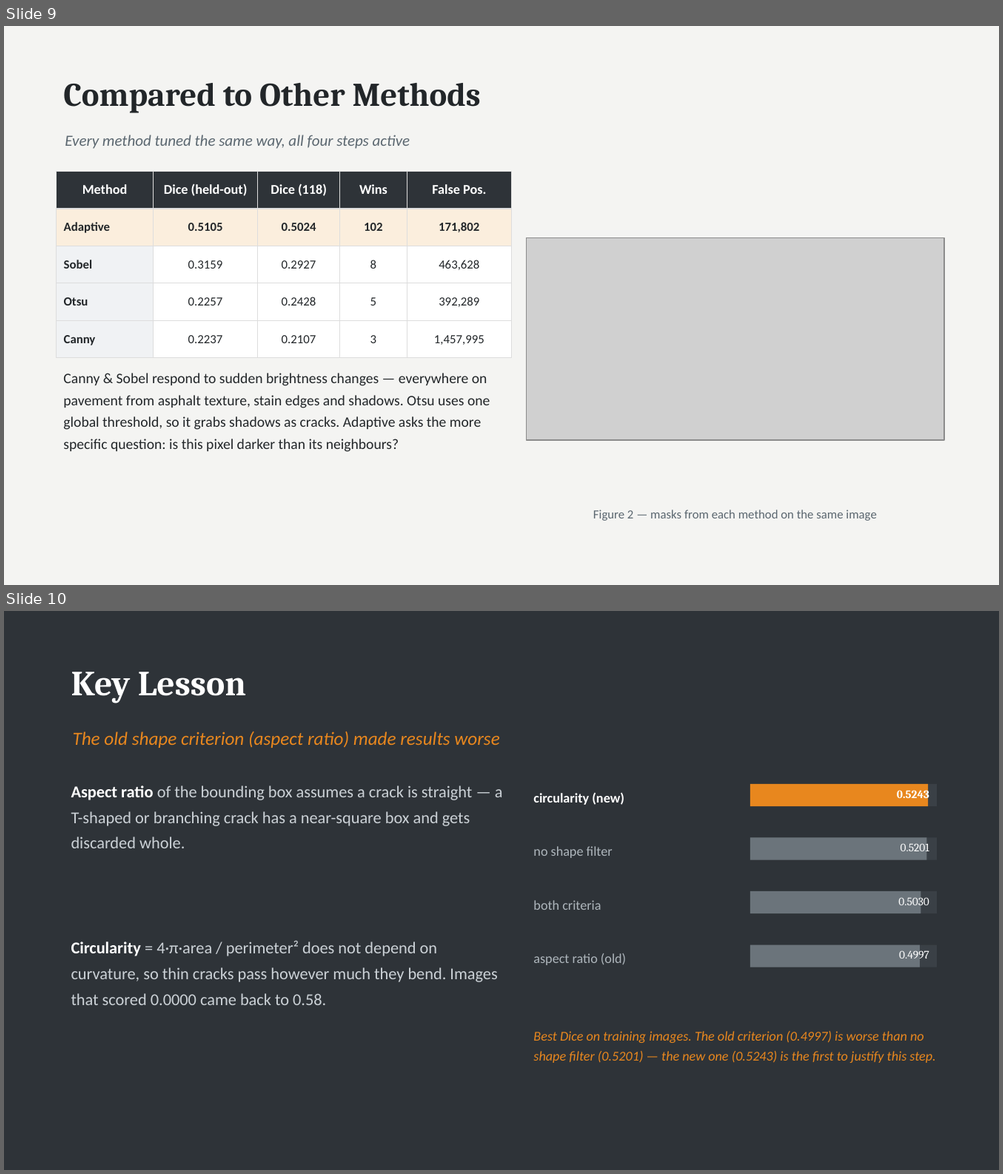
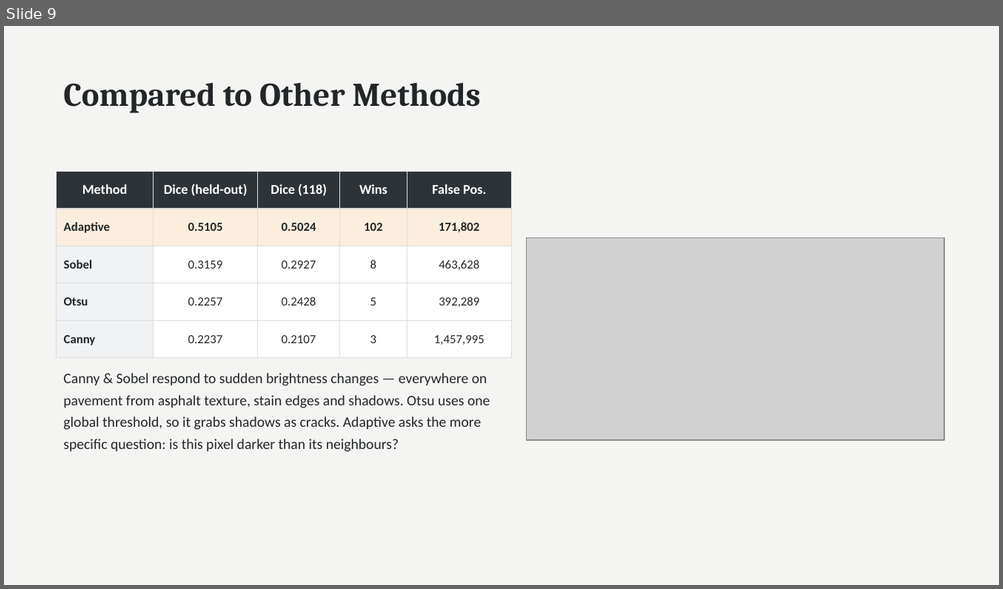
Before and after one commit to petanquex/miniproject-image-processing-concrete-crack-detection, a slide deck: docs/Concrete Crack Detection - Presentation (EN).pptx. Shown one above the other, each under a label of ours: slides 9 and 10 before the commit, slide 9 after it. The pictures are 1003x1174 and 1003x589 pixels, drawn with LibreOffice and Linux fonts; fonts in the diff are those of the drawing; grey boxes stand for pictures. Boxes give left, top, right and bottom in pixels: in the first picture for what was removed or moved away, otherwise in the second. Text is boxed around its words. In the diff, an @@ line names an element or a change of style, - is before the commit and + after.

```diff
--- a/docs/Concrete Crack Detection - Presentation (EN).pptx
+++ b/docs/Concrete Crack Detection - Presentation (EN).pptx
@@ slide 10 removed at <box>4,611,999,1170</box>, background #2E3338 @@
@@ text removed at <box>71,672,246,703</box> @@
-Key Lesson
@@ text removed at <box>73,732,499,748</box> @@
-The old shape criterion (aspect ratio) made results worse
@@ text removed at <box>71,786,503,849</box> @@
-Aspect ratio of the bounding box assumes a crack is straight — a T-shaped or branching crack has a near-square box and gets discarded whole.
@@ rectangle removed at <box>750,784,936,806</box> @@
@@ rectangle removed at <box>750,784,928,806</box> @@
@@ text removed at <box>896,788,929,801</box> @@
-0.5243
@@ text removed at <box>533,792,624,805</box> @@
-circularity (new)
@@ text removed at <box>533,846,612,858</box> @@
-no shape filter
@@ rectangle removed at <box>750,838,936,860</box> @@
@@ rectangle removed at <box>750,838,926,860</box> @@
@@ text removed at <box>900,841,929,854</box> @@
-0.5201
@@ rectangle removed at <box>750,891,936,914</box> @@
@@ rectangle removed at <box>750,891,921,914</box> @@
@@ text removed at <box>898,895,929,908</box> @@
-0.5030
@@ text removed at <box>533,900,600,910</box> @@
-both criteria
@@ text removed at <box>71,941,497,1005</box> @@
-Circularity = 4·π·area / perimeter² does not depend on curvature, so thin cracks pass however much they bend. Images that scored 0.0000 came back to 0.58.
@@ text removed at <box>533,954,626,965</box> @@
-aspect ratio (old)
@@ rectangle removed at <box>750,945,936,968</box> @@
@@ rectangle removed at <box>750,945,919,968</box> @@
@@ text removed at <box>899,949,929,963</box> @@
-0.4997
@@ text removed at <box>533,1031,935,1063</box> @@
-Best Dice on training images. The old criterion (0.4997) is worse than no shape filter (0.5201) — the new one (0.5243) is the first to justify this step.
@@ slide 9 changed as well @@
@@ text removed at <box>65,135,410,149</box> @@
-Every method tuned the same way, all four steps active
@@ text removed at <box>593,510,876,521</box> @@
-Figure 2 — masks from each method on the same image
```
Also in this commit, not shown: 10 other slides changed, 1 slide added, 12 other files.
